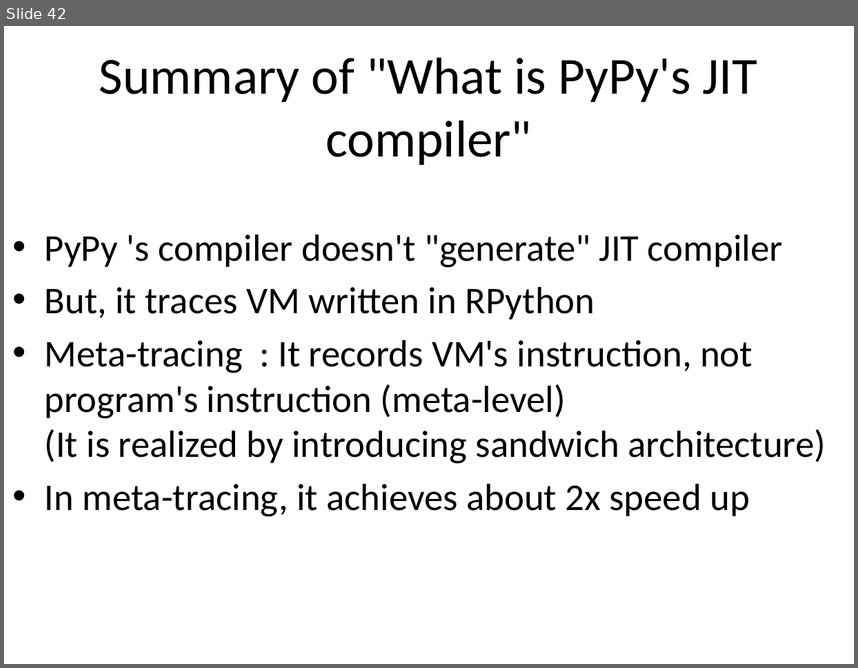
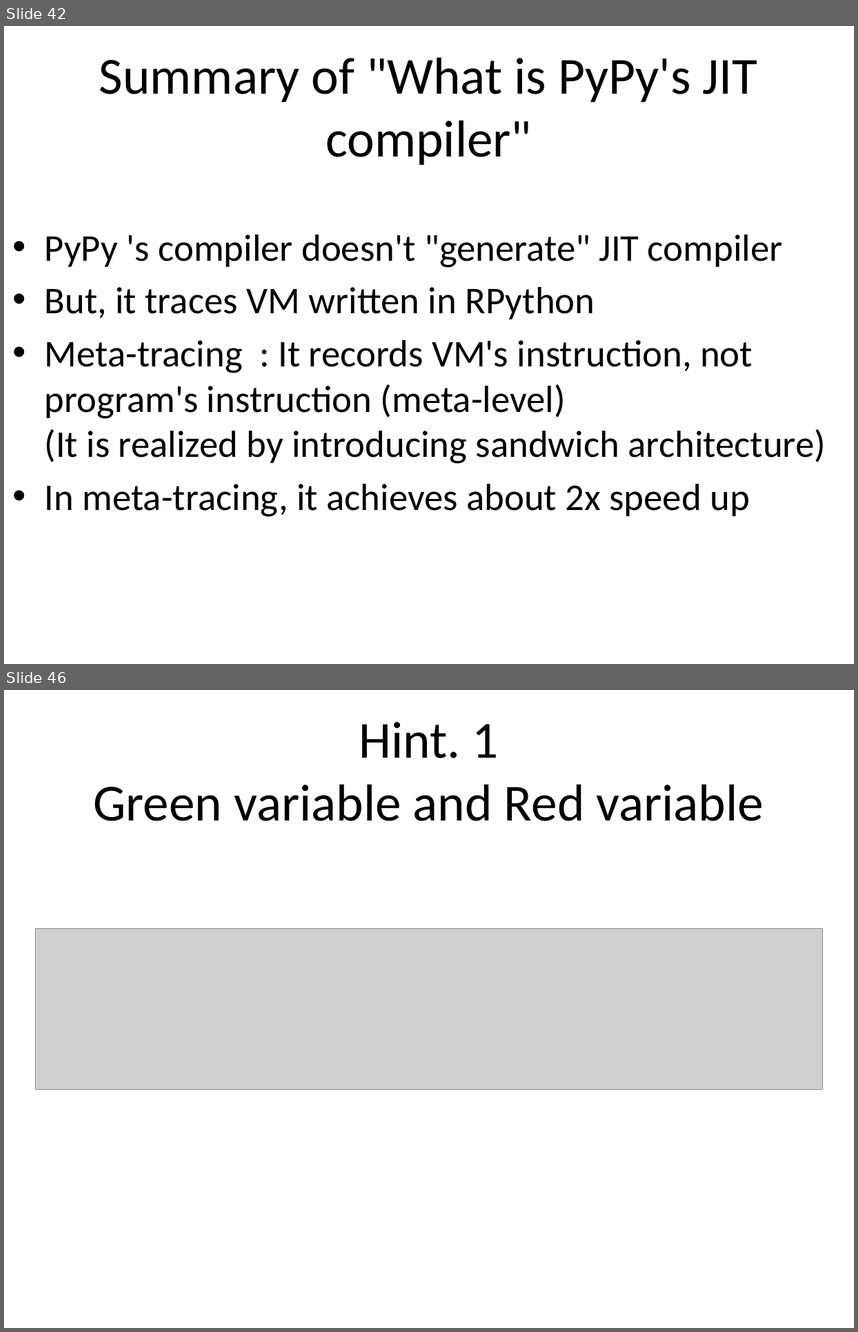
Before and after one commit to ryotaro/pyconjp2012slide, a slide deck: master/Fundamental Technologies Used in PyPy JIT Compiler.pptx. Shown one above the other, each under a label of ours: slide 42 before the commit, slides 42 and 46 after it; the slides between them are not shown. The pictures are 858x668 and 858x1332 pixels, drawn with LibreOffice and Linux fonts; fonts in the diff are those of the drawing; grey boxes stand for pictures. Boxes give left, top, right and bottom in pixels: in the first picture for what was removed or moved away, otherwise in the second. Text is boxed around its words. In the diff, an @@ line names an element or a change of style, - is before the commit and + after.

```diff
--- a/master/Fundamental Technologies Used in PyPy JIT Compiler.pptx
+++ b/master/Fundamental Technologies Used in PyPy JIT Compiler.pptx
@@ slide 46 added at <box>4,690,854,1328</box>, background #FFFFFF @@
@@ title added at <box>93,722,764,821</box>, 44 pt, text #000000 @@
+Hint. 1
+Green variable and Red variable
@@ picture added at <box>36,929,822,1090</box> @@
```
Also in this commit, not shown: 15 other slides added, 2 slides removed.
